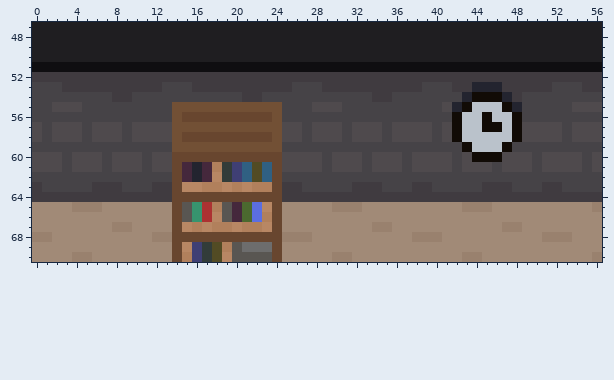
Pixel-art file, stored at ressources/researches/visual-slice-inside-school.aseprite. Above: the version before the commit.
130x130 pixels, 1 frame. Colours within 5 levels of each other are drawn and written as one. Shown: x 0..56, y 47..70.
Once edited:
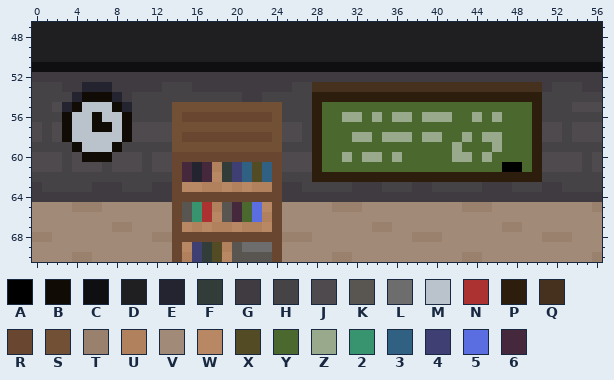
Palette (. is transparent): A #000000  B #110b06  C #0f0e11  D #1f1e21  E #23242f  F #323c39  G #403b40  H #464347  J #4f4a4d  K #595652  L #6d6d6d  M #bac2cb  N #ac3232  P #2d1d0d  Q #45311d  R #68462f  S #725035  T #99816e  U #b1805c  V #a18a77  W #b88764  X #524b24  Y #4b692f  Z #98a98c  2 #37946e  3 #306082  4 #3f3f74  5 #5b6ee1  6 #45283c
Edits made:
--- layer "decorations"
@@ x 0..56 @@
 52 GGGGGGGGGGGGGGGGGGGGGGGGGGGGGGGGGGGGGGGGGGGGGGGGGGGGGGGGG
-53 HHHGGGGGGGGGGHHHGGGGGGGGGGHHHGGGGGGGGGGHHHGGEEEGGGGGHHHGG
-54 HHHHHHHHGGHHHHHHHHHHHGGHHHHHHHHHHHGGHHHHHHHEBBBEGHHHHHHHH
-55 HHJJJHHHHHHHHHSSSSSSSSSSSHHHJJJHHHHHHHHHHJEBMMMBEHHHHHJJJ
-56 HHHHHHHHHHHHHHSRRRRRRRRRSHHHHHHHHHHHHHHHHHBMMBMMBHHHHHHHH
-57 JHJJJHJJJHJJJJSSSSSSSSSSSJJHJJJHJJJHJJJJHJBMMBBMBJJJJHJJJ
-58 JHJJJHJJJHJJJJSRRRRRRRRRSJJHJJJHJJJHJJJJHJBMMMMMBJJJJHJJJ
-59 HHHHHHHHHHHHHHSSSSSSSSSSSHHHHHHHHHHHHHHHHHHBMMMBHHHHHHHHH
-60 JJJHJJJHJJJHJJRRRRRRRRRRRJJJJHJJJHJJJHJJJJHJBBBJJJHJJJJHJ
-61 JJJHJJJHJJJHJJR6E6UF43X3RJJJJHJJJHJJJHJJJJHJJJHJJJHJJJJHJ
-62 HHHHHHHHHHHHHHR6E6WF43X3RHHHHHHHHHHHHHHHHHHHHHHHHHHHHHHHH
+53 HHHGGEEEGGGGGHHHGGGGGGGGGGHHQQQQQQQQQQQQQQQQQQQQQQQGHHHGG
+54 HHHHEBBBEGHHHHHHHHHHHGGHHHHHPPPPPPPPPPPPPPPPPPPPPPPHHHHHH
+55 HHJEBMMMBEHHHHSSSSSSSSSSSHHHPYYYYYYYYYYYYYYYYYYYYYPHHHJJJ
+56 HHHBMMBMMBHHHHSRRRRRRRRRSHHHPYYZZYZYZZYZZZYYZYZYYYPHHHHHH
+57 JHJBMMBBMBJJJJSSSSSSSSSSSJJHPYYYYYYYYYYYYYYYYYYYYYPJJHJJJ
+58 JHJBMMMMMBJJJJSRRRRRRRRRSJJHPYYYZZYZZZYZZYYZYZZYYYPJJHJJJ
+59 HHHHBMMMBHHHHHSSSSSSSSSSSHHHPYYYYYYYYYYYYYZYYYZYYYPHHHHHH
+60 JJJHJBBBJJJHJJRRRRRRRRRRRJJJPYYZYZZYZYYYYYZZYZYYYYPJJJJHJ
+61 JJJHJJJHJJJHJJR6E6UF43X3RJJJPYYYYYYYYYYYYYYYYYYAAYPJJJJHJ
+62 HHHHHHHHHHHHHHR6E6WF43X3RHHHPPPPPPPPPPPPPPPPPPPPPPPHHHHHH
 63 GHHHHHGGGHHHGGRWWUUWUWUURGGHHHHHGGGHHHGGHHHHHGGGHHHGGHHHH
Boxes around the changes in both pictures, in picture pixels (x1, y1, x2, y2):
changed: (62, 82, 132, 162)
changed: (312, 82, 542, 182)
